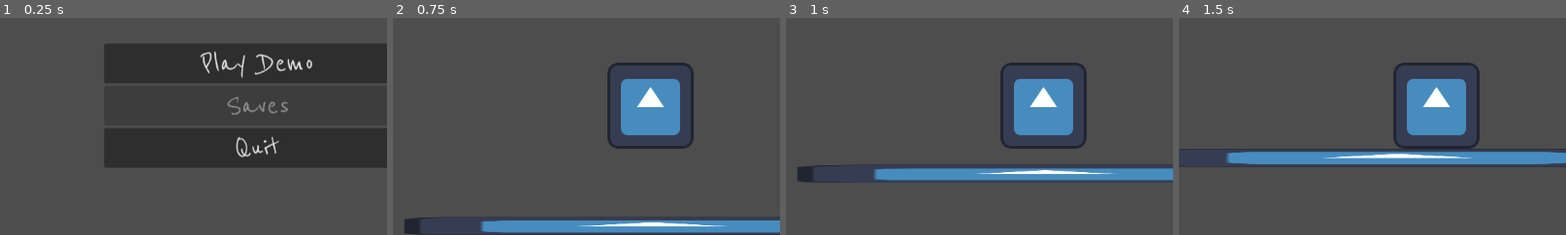
Above: before the commit, frames 1-4 (left to right).
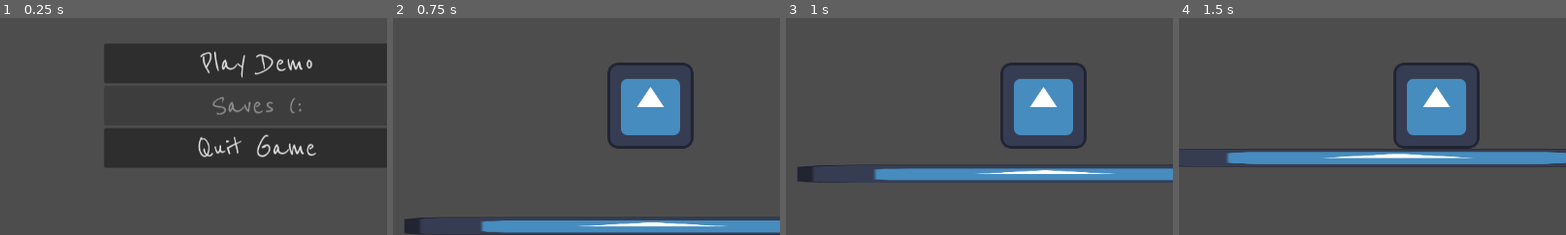
Above: after the commit, the same moments.

Repository: avetharun/GodotGameJam6-14
Game: Godot game, scene res://Scenes/Menu.tscn
The game is run twice, just before and just after one commit, with the same random seed, the same clock (stepped at 60 frames per second) and the same inputs. The engine's default icon, where the game draws it, is replaced by a stand-in: a white triangle on a blue panel in a dark square.
Inputs (mouse positions are % of the whole screen's width and height, from its top left):
- Up to frame 1 (0.25 s): no input
- Up to frame 2 (0.75 s): click "Play Demo" at 0.5 s
- Up to frame 3 (1 s): no input
- Up to frame 4 (1.5 s): tap Enter at 1.25 s; move the mouse to (72, 45) at 1.27 s; hold D (right) from 1.28 s (still down); tap 0 at 1.35 s; click (72, 45) at 1.42 s
The pictures show only the part of the screen within x 17-67%, y 30-80%; the shares and areas given below are measured in that part.

The runs differ from the first frame. In frame 1, 1.5% of the frame differs, in the area x 51-82%, y 36-65%; in frame 2, nothing differs; in frame 3, nothing differs; in frame 4, nothing differs.

Commit message:
c

Diff:
--- a/Scenes/UserInterface.tscn
+++ b/Scenes/UserInterface.tscn
@@ -150,17 +150,18 @@
 [node name="SavesButton" type="Button" parent="CanvasLayer/MMButtonContainer/MM_Buttons"]
 layout_mode = 2
 size_flags_vertical = 3
+focus_mode = 0
 theme_override_fonts/font = ExtResource("6_4xh35")
 theme_override_font_sizes/font_size = 50
 disabled = true
-text = "Saves"
+text = "Saves (:"
 
 [node name="Quit" type="Button" parent="CanvasLayer/MMButtonContainer/MM_Buttons"]
 layout_mode = 2
 size_flags_vertical = 3
 theme_override_fonts/font = ExtResource("6_4xh35")
 theme_override_font_sizes/font_size = 50
-text = "Quit"
+text = "Quit Game"
 
 [node name="AudioListener2D" type="AudioListener2D" parent="CanvasLayer"]
 current = true
